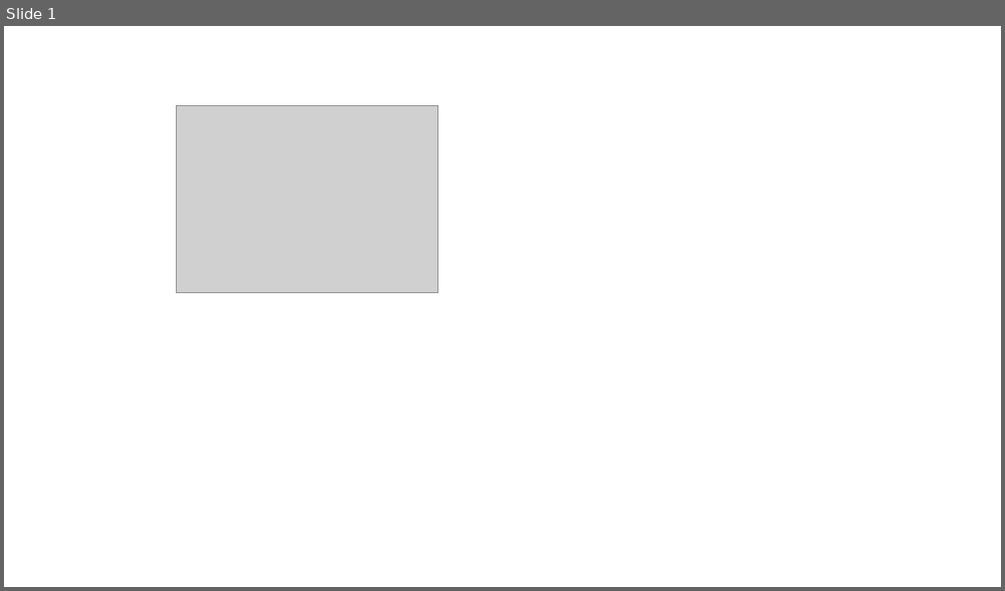
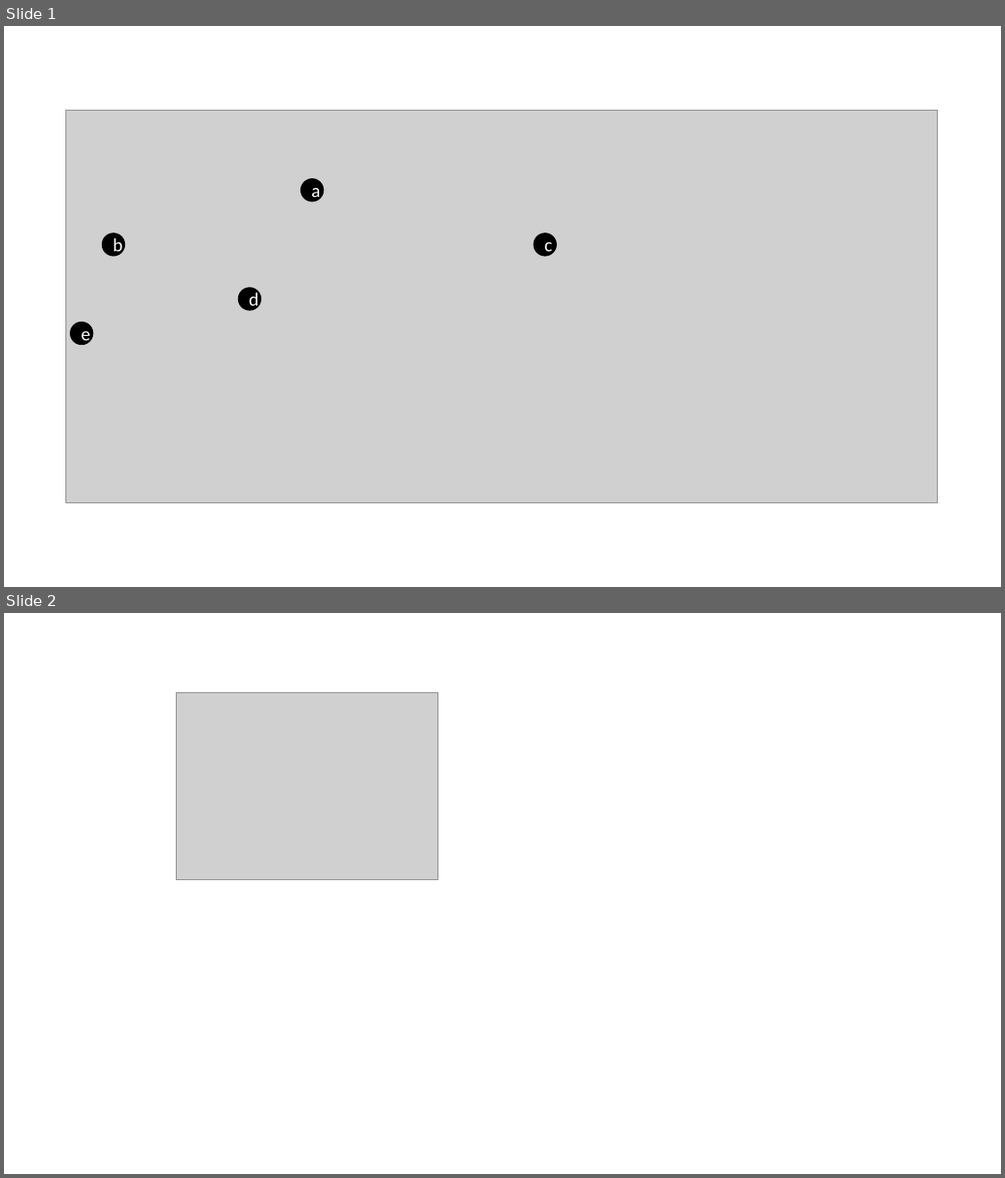
Before and after one commit to AdamCoscia/Trust-In-AI, a slide deck: server/analysis/charts/figures.pptx. Shown one above the other, each under a label of ours: slide 1 before the commit, slides 1 and 2 after it. The pictures are 1005x591 and 1005x1178 pixels, drawn with LibreOffice and Linux fonts; fonts in the diff are those of the drawing; grey boxes stand for pictures. Boxes give left, top, right and bottom in pixels: in the first picture for what was removed or moved away, otherwise in the second. Text is boxed around its words. In the diff, an @@ line names an element or a change of style, - is before the commit and + after.

```diff
--- a/server/analysis/charts/figures.pptx
+++ b/server/analysis/charts/figures.pptx
@@ slide 1 added at <box>4,26,1001,587</box>, background #FFFFFF @@
@@ group added at <box>66,110,938,502</box>: 5 ellipses, 1 picture @@
+a
+b
+c
+d
+e
@@ what was slide 1 is now slide 2 @@
```
Also in this commit, not shown: 3 other files.
